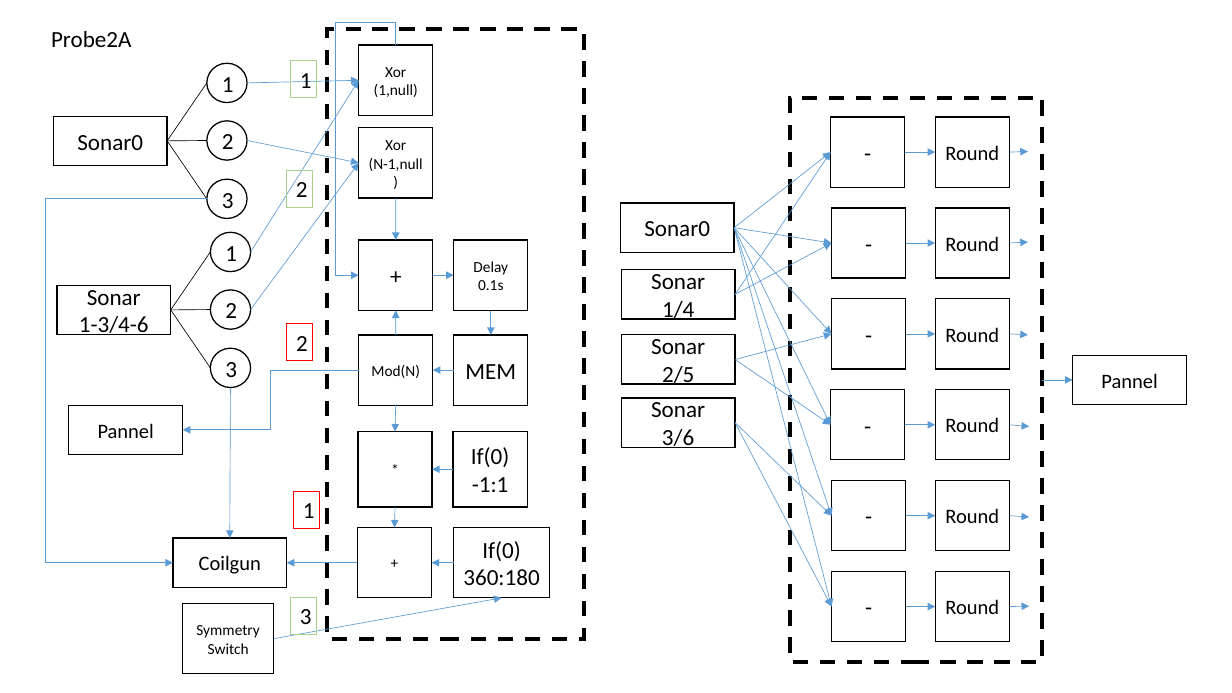
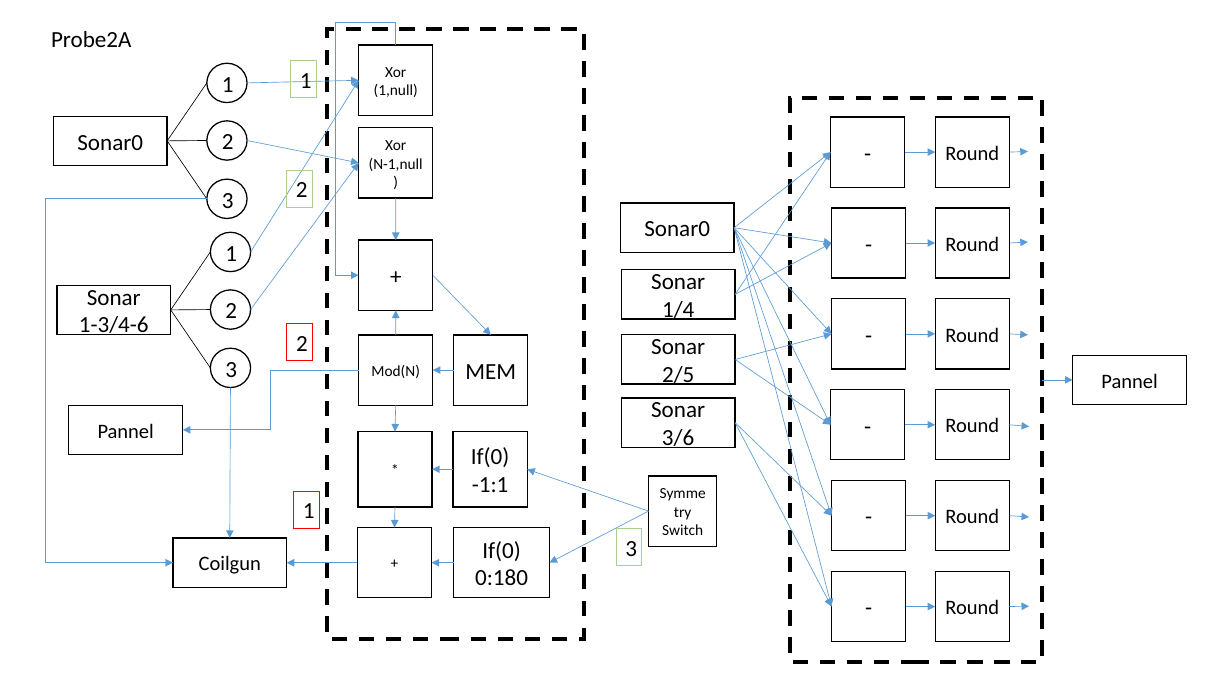
Before and after one commit to panhao4812/GameTools, a slide deck: slide 11 of BaroAngEditor/BaroAngEditor/mods/Lines.pptx (slide 12 before the commit). Drawn at 1232x693 pixels with LibreOffice and Linux fonts; fonts in the diff are those of the drawing. Boxes give left, top, right and bottom in pixels: in the first picture for what was removed or moved away, otherwise in the second. Text is boxed around its words. In the diff, an @@ line names an element or a change of style, - is before the commit and + after.

```diff
--- a/BaroAngEditor/BaroAngEditor/mods/Lines.pptx
+++ b/BaroAngEditor/BaroAngEditor/mods/Lines.pptx
@@ rectangle removed at (454,240,528,311) @@
-Delay
-0.1s
@@ arrow moved from (433, 275) - (454, 275) to (433, 275) - (491, 335) @@
@@ arrow removed from (491, 311) to (491, 335) @@
@@ arrow added from (649, 511) to (528, 470), #5B9BD5 0.5 pt @@
@@ rectangle "Symmetry": place and size @@
-rectangle "Symmetry" at (183,604,274,674)
+rectangle "Symmetry" at (649,476,717,546)
@@ arrow moved from (274, 639) - (502, 598) to (649, 511) - (550, 563) @@
@@ rectangle "3": place and size @@
-rectangle "3" at (291,597,317,634)
+rectangle "3" at (616,529,642,566)
@@ text in rectangle at (475,569,528,585): text changed @@
-360:180
+0:180
```
Also in this commit, not shown: 8 other slides changed, 1 slide removed.
